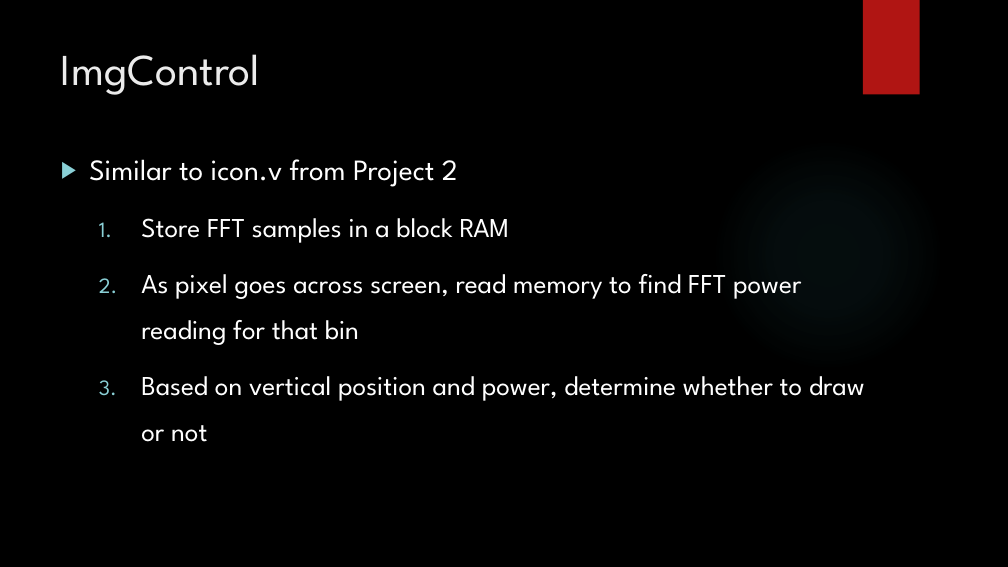
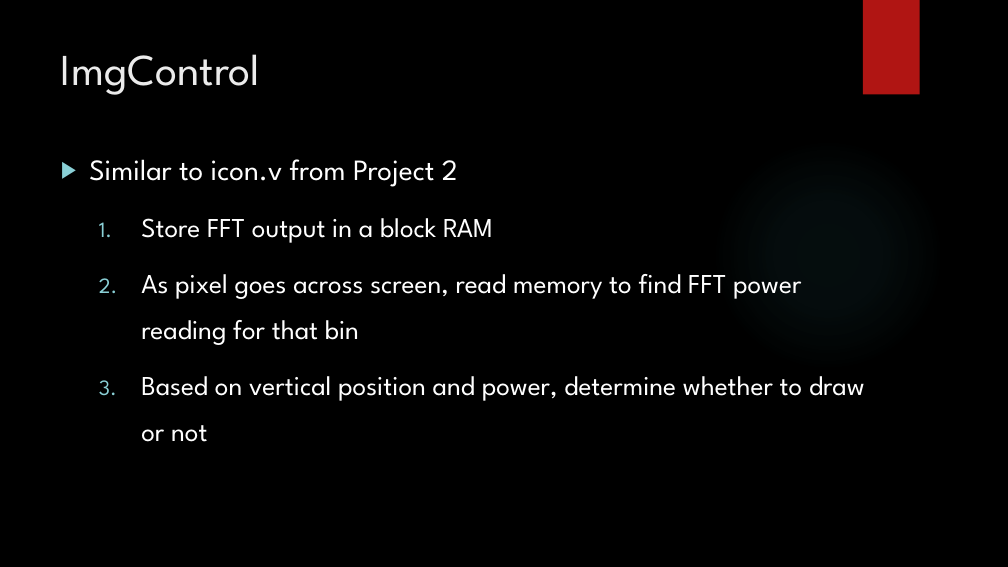
Before and after one commit to rsi7/ECE_540_finalproject, a slide deck: slide 13 of docs/ECE 540 - Final Project Presentation.pptx. Drawn at 1008x567 pixels with LibreOffice and Linux fonts; fonts in the diff are those of the drawing; background and template pictures are left out. Boxes give left, top, right and bottom in pixels: in the first picture for what was removed or moved away, otherwise in the second. Text is boxed around its words. In the diff, an @@ line names an element or a change of style, - is before the commit and + after.

```diff
--- a/docs/ECE 540 - Final Project Presentation.pptx
+++ b/docs/ECE 540 - Final Project Presentation.pptx
@@ text at (141, 218, 493, 243): text changed @@
-  1. Store FFT samples in a block RAM
+  1. Store FFT output in a block RAM
```
Also in this commit, not shown: 6 other slides changed.
